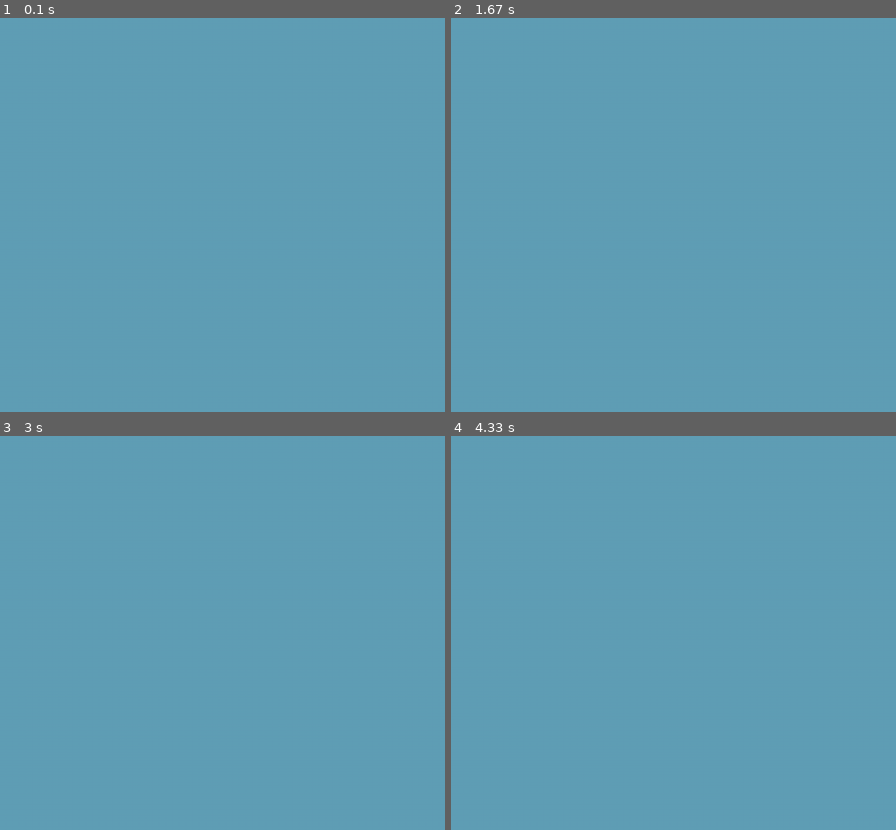
Above: before the commit, frames 1-4 (two rows, left to right).
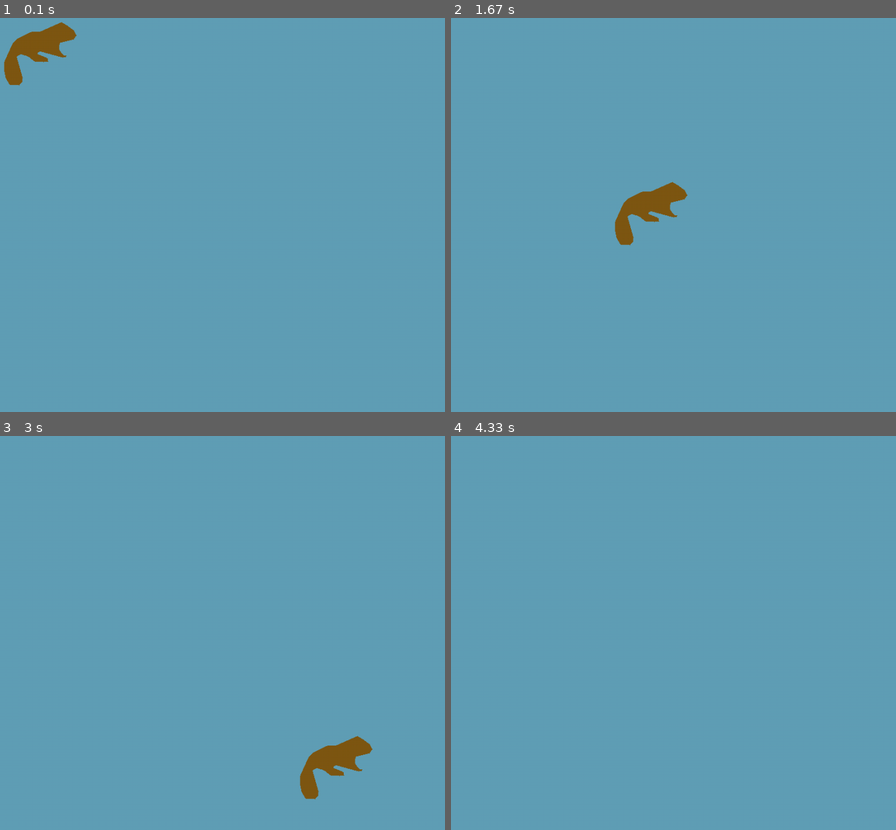
Above: after the commit, the same moments.

Repository: kbooth1000/pygame-squirreler
Game: pygame game, started from squirreler.py
Two runs of this game, one before a commit and one after it. Both use one fixed random seed, a clock stepped at 60 frames per second and the inputs below.
Inputs:
- Up to frame 1 (0.1 s): no input
- Up to frame 2 (1.67 s): no input
- Up to frame 3 (3 s): no input
- Up to frame 4 (4.33 s): no input

The runs differ from the first frame. In frame 1, 1.1% of the frame differs, in the area x 0-18%, y 0-18%; in frame 2, 1.1%; in frame 3, 1.1%, in the area x 67-84%, y 76-93%; in frame 4, nothing differs.

Commit message:
Refactor into class, draw new squirrel polygon

Diff:
--- a/squirreler.py
+++ b/squirreler.py
@@ -1,22 +1,49 @@
 import pygame
 
-def main():
-    width = 500
-    height = 500
-    blue_color = (97, 159, 182)
+class Entity():
+        def __init__(self, coords, x, y, color):
+            self.coords = coords
+            self.x = x
+            self.y = y
+            self.color = color
+
+squirrel_x = 100
+squirrel_y = 100
+squirrel_color = (127, 87, 19)
+squirrel_points = [(0, 0), (8, -9), (33, -21), (49, -22), (63, -17), (68, -10), (73, -15), (84, -24), (82, -34), (86, -38), (96, -32), (107, -24), (112, -15), (107, -8), (91, -4), (83, -2), (81, 5), (82, 11), (86, 17), (89, 20), (94, 21), (93, 23), (93, 23), (88, 24), (81, 20), (75, 16), (70, 12), (62, 13), (52, 12), (44, 15), (43, 20), (43, 23), (53, 24), (58, 24), (61, 26), (62, 31), (54, 32), (39, 31), (38, 27), (31, 24), (24, 21), (14, 18), (7, 22), (4, 34), (4, 44), (10, 53), (17, 60), (16, 67), (11, 73), (-5, 72), (-12, 60), (-15, 45), (-14, 31), (-9, 21), (-5, 17), (3, 14), (6, 13), (3, 4)]
+
+
+def main(canvas_width, canvas_height):
+    width = canvas_width
+    height = canvas_height
+    bg_color = (97, 159, 182)
 
     pygame.init()
     screen = pygame.display.set_mode((1024, 768))
     pygame.display.set_caption('Squirreler')
     clock = pygame.time.Clock()
 
+    squirrel = Entity(squirrel_points, squirrel_x, squirrel_y, squirrel_color)
+
+    def draw_polygon(polygon_points_list, polygon_x, polygon_y, polygon_color):
+        polygon_points = []
+        for point in polygon_points_list:
+            relative_point = ( (point[0]+polygon_x), (point[1]+polygon_y) )
+            polygon_points.append(relative_point)
+            if len(polygon_points) > 2:
+                pygame.draw.polygon(screen, squirrel_color, polygon_points, 0)
+
     # Game initialization
 
     stop_game = False
     while not stop_game:
+        squirrel.x = squirrel.x + 3
+        squirrel.y = squirrel.y + 3
         for event in pygame.event.get():
 
+
             # Event handling
+
 
             if event.type == pygame.QUIT:
                 stop_game = True
@@ -25,15 +52,20 @@
         # Game logic
 
         # Draw background
-        screen.fill(blue_color)
+        screen.fill(bg_color)
 
+
+        #pygame.draw.circle(screen, squirrel.color, (squirrel.x, squirrel.y,), squirrel.radius, 0)
+        draw_polygon(squirrel.coords, squirrel.x, squirrel.y, squirrel.color)
 
         # Game display
 
         pygame.display.update()
         clock.tick(60)
 
+
+
     pygame.quit()
 
 if __name__ == '__main__':
-    main()
+    main(800, 600)
